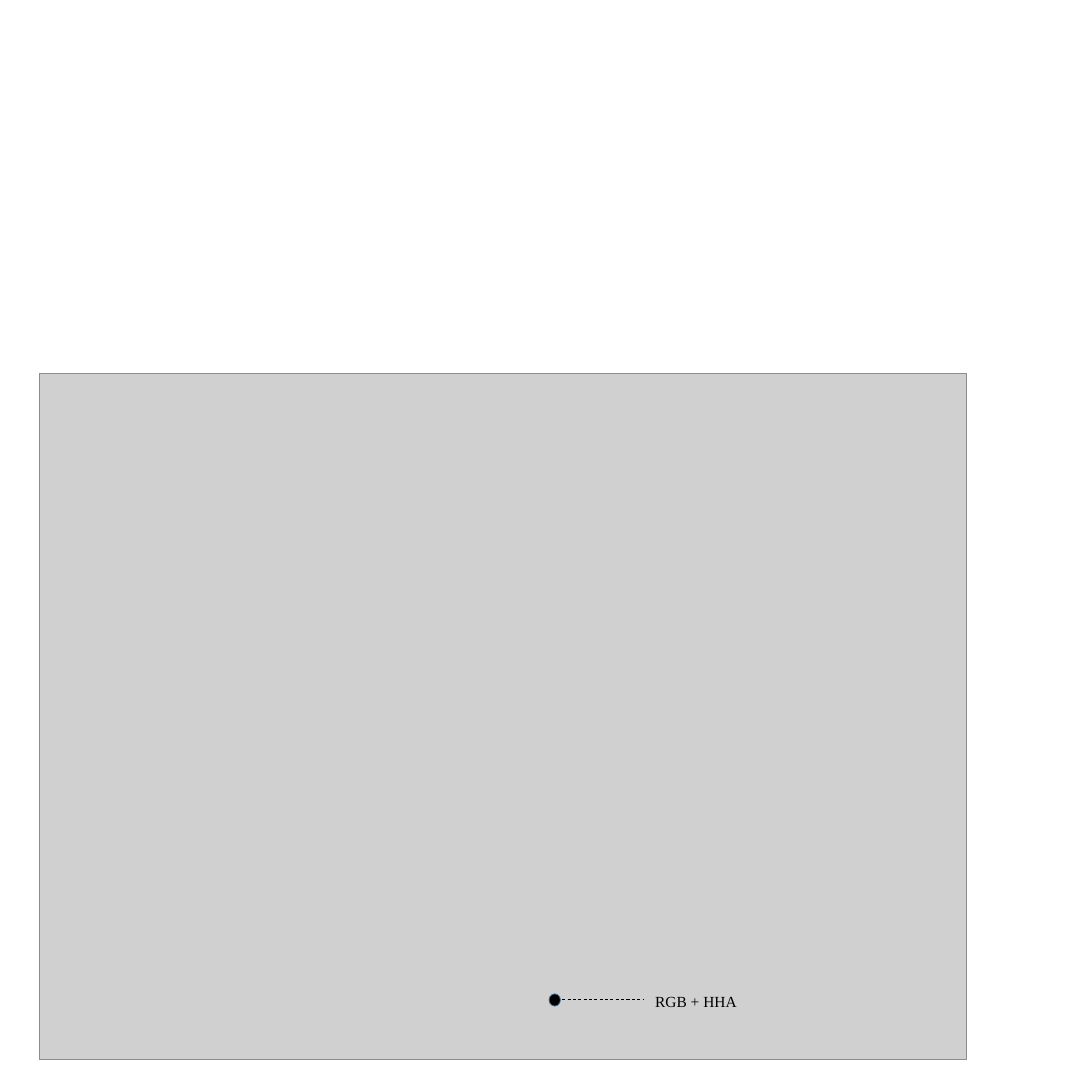
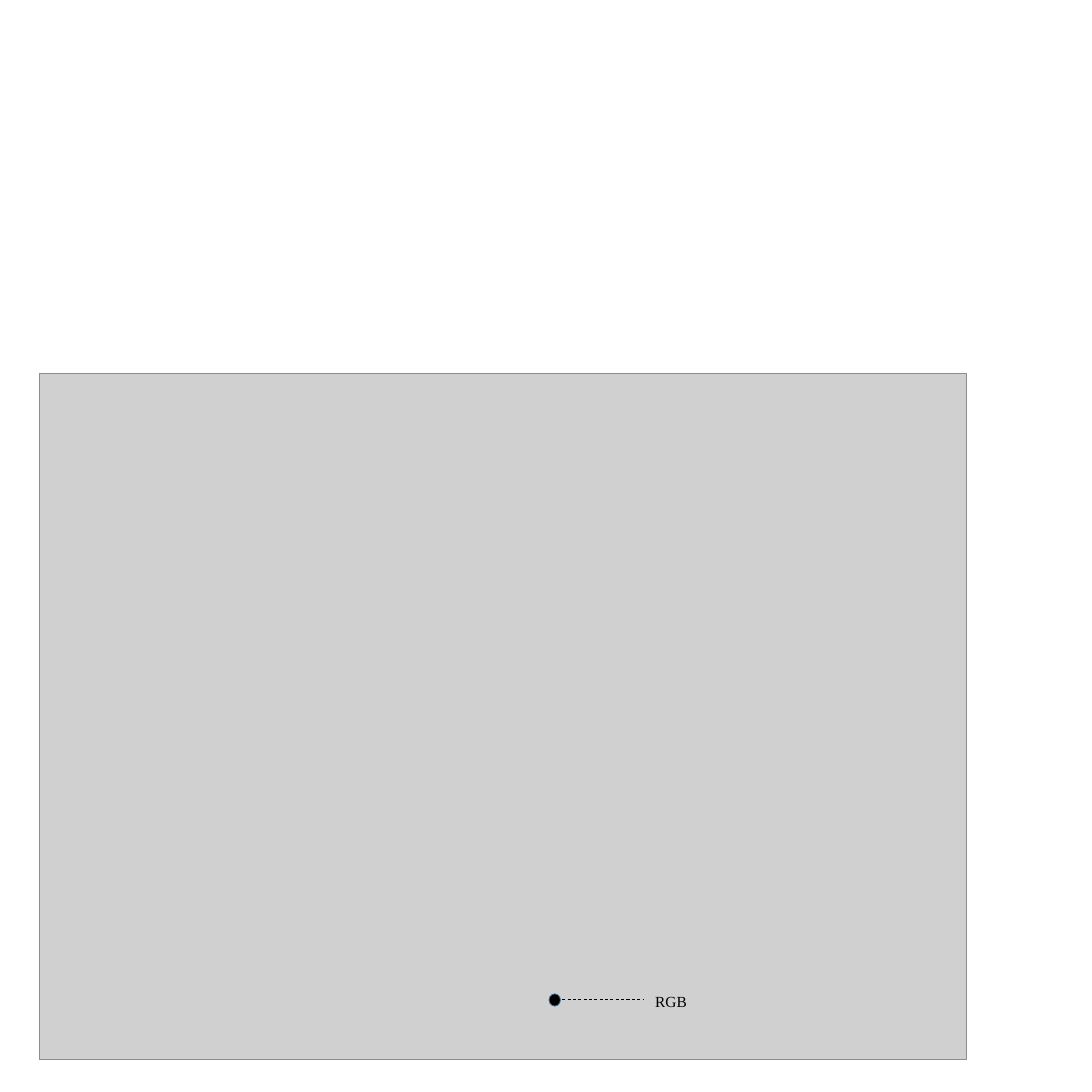
Before and after one commit to freealong/thesis, a slide deck: slide 2 of fig/network.pptx. Drawn at 1092x1092 pixels with LibreOffice and Linux fonts; fonts in the diff are those of the drawing; grey boxes stand for pictures. Boxes give left, top, right and bottom in pixels: in the first picture for what was removed or moved away, otherwise in the second. Text is boxed around its words. In the diff, an @@ line names an element or a change of style, - is before the commit and + after.

```diff
--- a/fig/network.pptx
+++ b/fig/network.pptx
@@ text at (655,997,687,1007): text changed @@
-RGB + HHA
+RGB
```
Also in this commit, not shown: 1 other slide changed, 7 other files.
